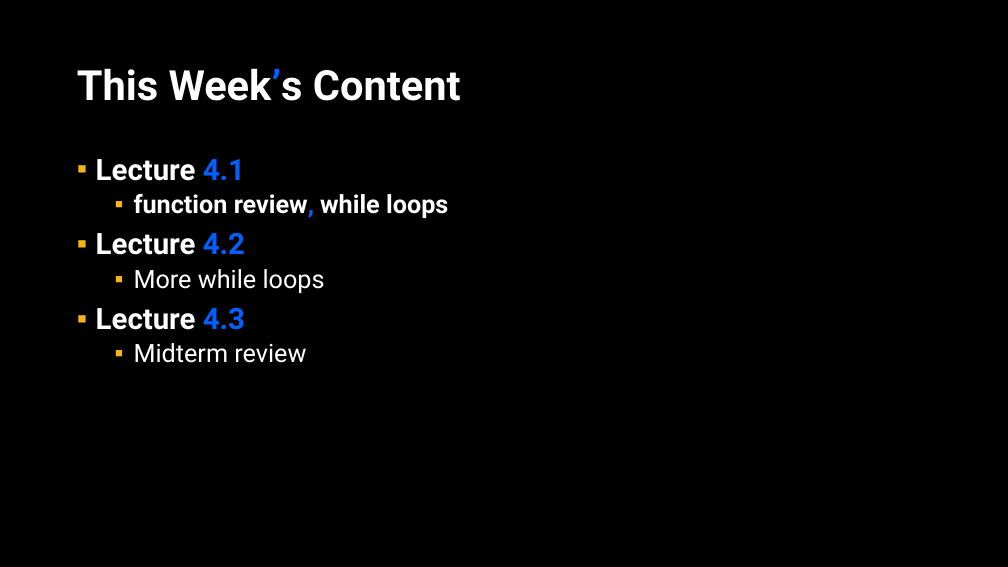
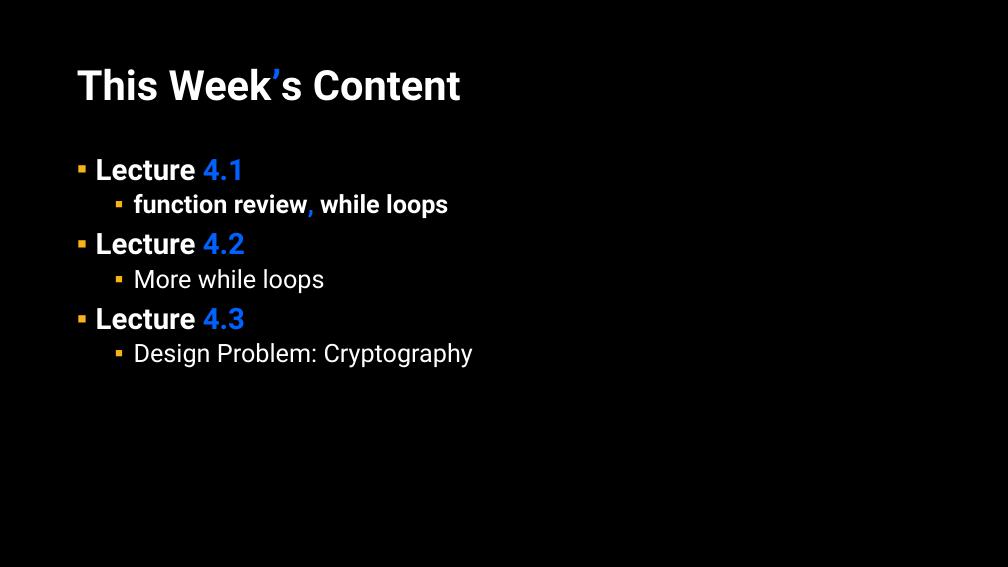
Before and after one commit to APS106/APS106-winter-2025-kinsella-goodfellow, a slide deck: slide 2 of lectures/week4/lecture1/slides/week4_lecture1.pptx. Drawn at 1008x567 pixels with LibreOffice and Linux fonts; fonts in the diff are those of the drawing; background and template pictures are left out. Boxes give left, top, right and bottom in pixels: in the first picture for what was removed or moved away, otherwise in the second. Text is boxed around its words. In the diff, an @@ line names an element or a change of style, - is before the commit and + after.

Commit message:
- Week 4 Lecture 1

```diff
--- a/lectures/week4/lecture1/slides/week4_lecture1.pptx
+++ b/lectures/week4/lecture1/slides/week4_lecture1.pptx
@@ text at [134,343,473,368]: text changed @@
-  ▪ Midterm review
+  ▪ Design Problem: Cryptography
```
Also in this commit, not shown: 1 other file.
